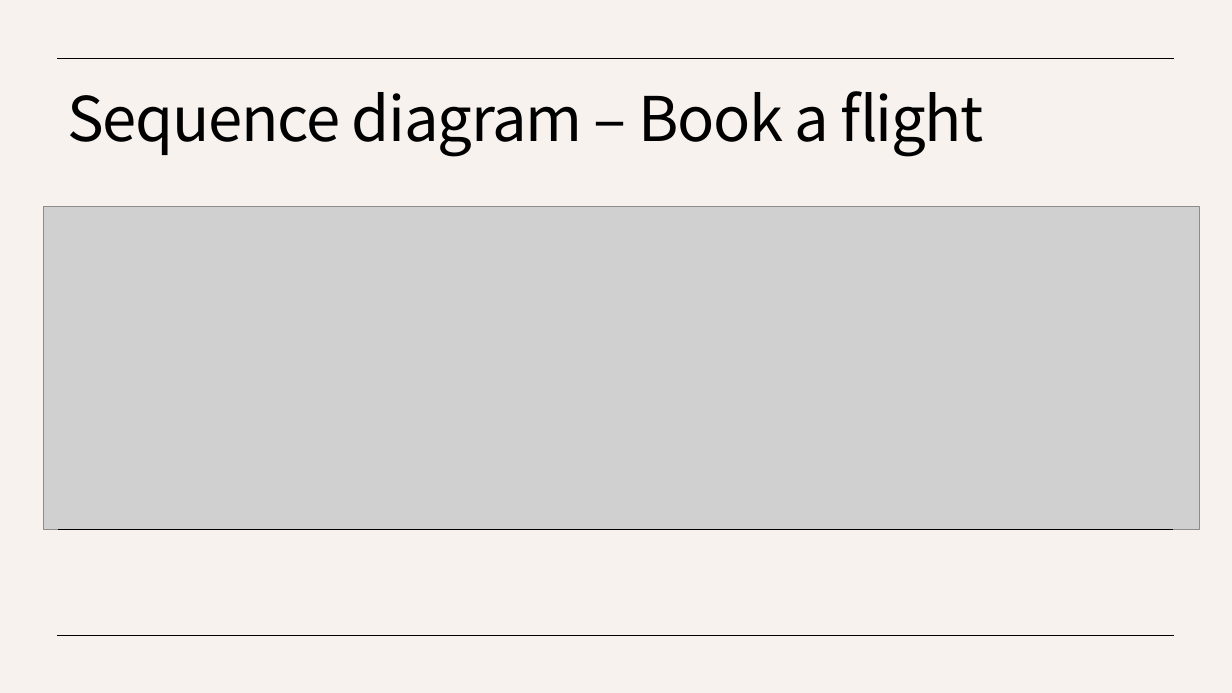
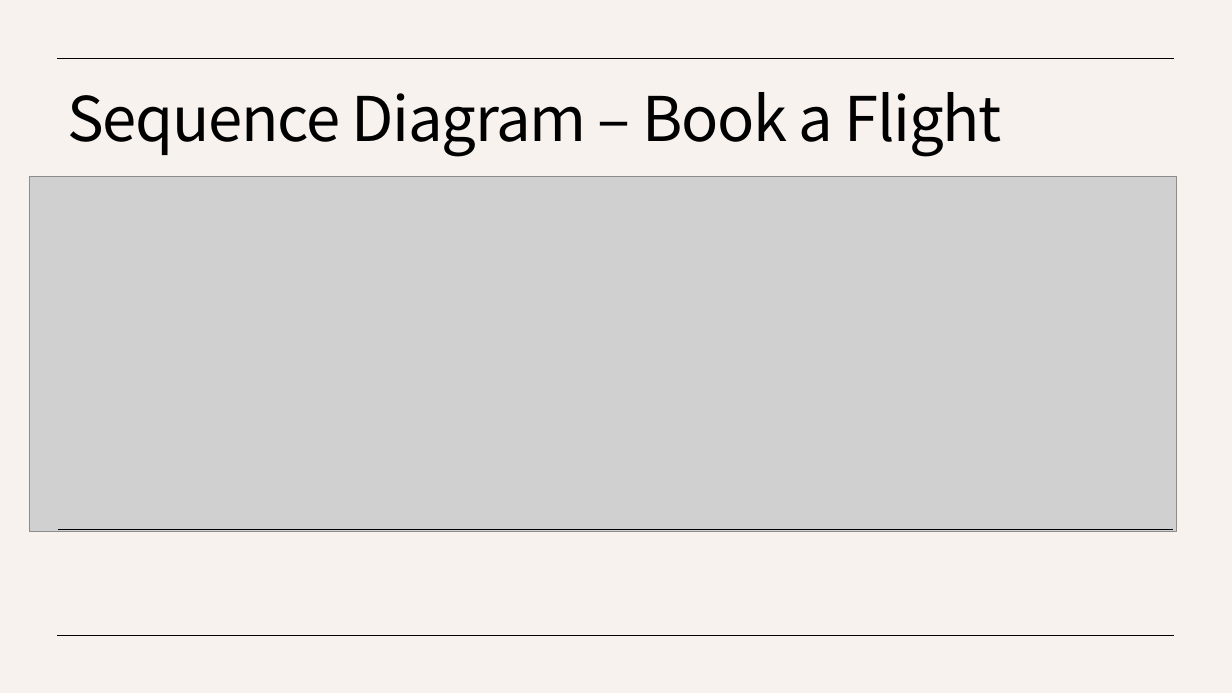
Before and after one commit to tnsaek/Aero-Tran, a slide deck: slide 6 of Presentation/Project Presentation.pptx. Drawn at 1232x693 pixels with LibreOffice and Linux fonts; fonts in the diff are those of the drawing; grey boxes stand for pictures. Boxes give left, top, right and bottom in pixels: in the first picture for what was removed or moved away, otherwise in the second. Text is boxed around its words. In the diff, an @@ line names an element or a change of style, - is before the commit and + after.

```diff
--- a/Presentation/Project Presentation.pptx
+++ b/Presentation/Project Presentation.pptx
@@ title at box(67, 92, 1002, 157): text changed @@
-Sequence diagram – Book a flight
+Sequence Diagram – Book a Flight
@@ picture: place and size @@
-picture at box(43, 206, 1200, 530)
+picture at box(30, 177, 1177, 531)
```
Also in this commit, not shown: 1 other slide changed, 21 other files.
